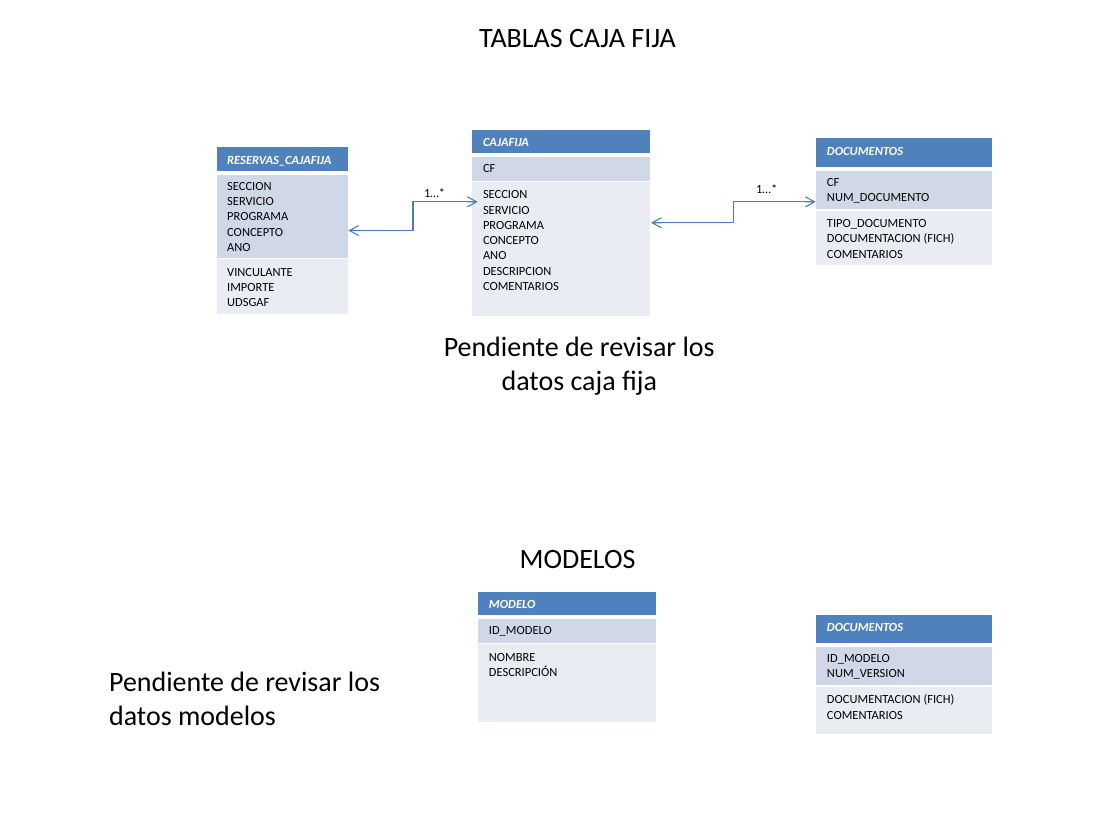
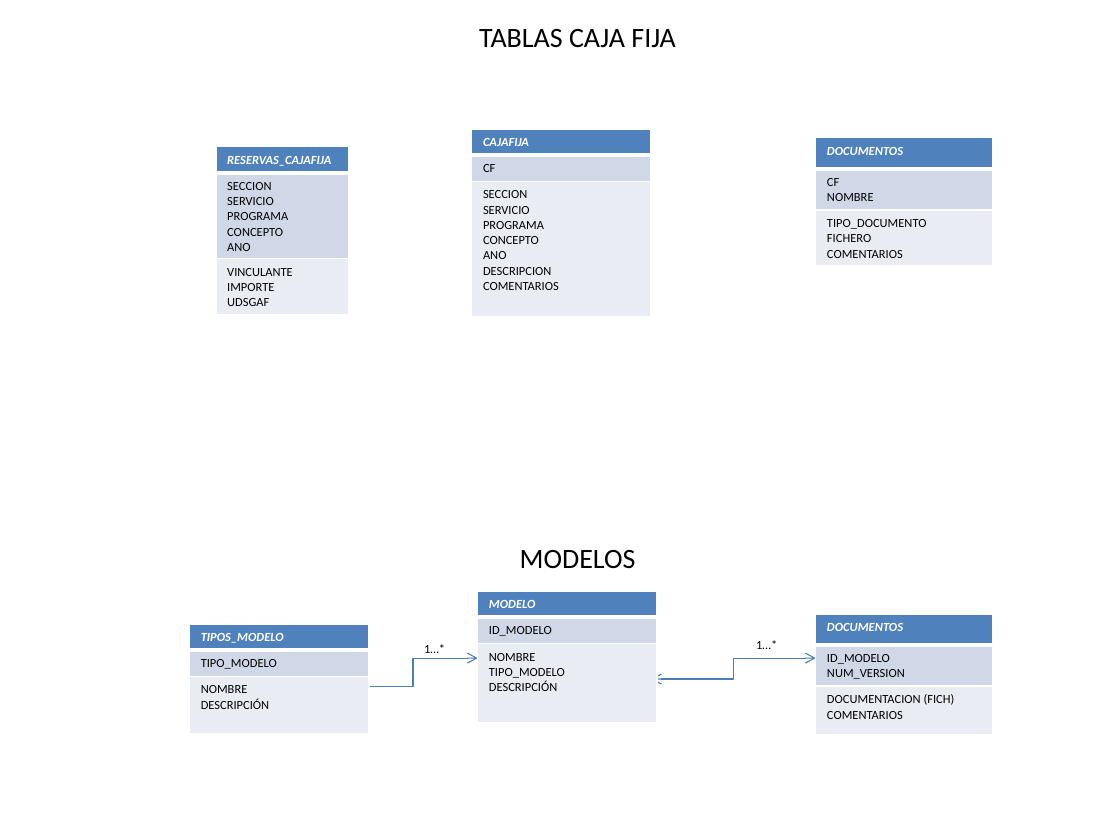
Before and after one commit to mvs0043/TFG.-Desarrollo-de-un-Sistema-de-Planificacion-y-Gestion-de-la-Contratacion-Publica, a slide deck: slide 3 of Documentación Soporte/Documento Tablas - Relaciones Borrador.pptx. Drawn at 1120x840 pixels with LibreOffice and Linux fonts; fonts in the diff are those of the drawing. Boxes give left, top, right and bottom in pixels: in the first picture for what was removed or moved away, otherwise in the second. Text is boxed around its words. In the diff, an @@ line names an element or a change of style, - is before the commit and + after.

Commit message:
Nueva version BBDD incluyendo tablas adicionales
Nueva versión BBDD y correcciones al documento de análisis.

```diff
--- a/Documentación Soporte/Documento Tablas - Relaciones Borrador.pptx
+++ b/Documentación Soporte/Documento Tablas - Relaciones Borrador.pptx
@@ table at (815,138,991,265) @@
-row 2, column 1: CF / NUM_DOCUMENTO
+row 2, column 1: CF / NOMBRE
-row 3, column 1: TIPO_DOCUMENTO / DOCUMENTACION (FICH) / COMENTARIOS
+row 3, column 1: TIPO_DOCUMENTO / FICHERO / COMENTARIOS
@@ text removed at (444,336,715,395) @@
-Pendiente de revisar los datos caja fija
@@ table at (478,591,657,724) @@
-row 3, column 1: NOMBRE / DESCRIPCIÓN
+row 3, column 1: NOMBRE / TIPO_MODELO / DESCRIPCIÓN
@@ table added at (189,624,368,734), 3 rows, 1 columns @@
+TIPOS_MODELO
+TIPO_MODELO
+NOMBRE / DESCRIPCIÓN
@@ 2 texts, 2 elbow double arrows: place and size @@
-2 texts, 2 elbow double arrows at (348,184,815,231)
+2 texts, 2 elbow double arrows at (348,640,815,687)
@@ text removed at (109,671,380,726) @@
-Pendiente de revisar los datos modelos
```
Also in this commit, not shown: 3 other slides changed, 1 other file.
